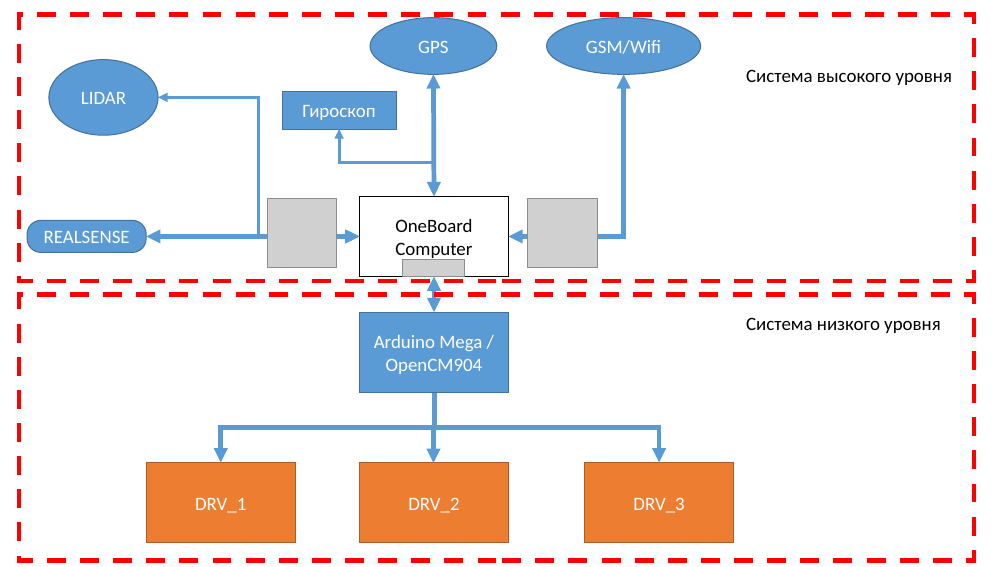
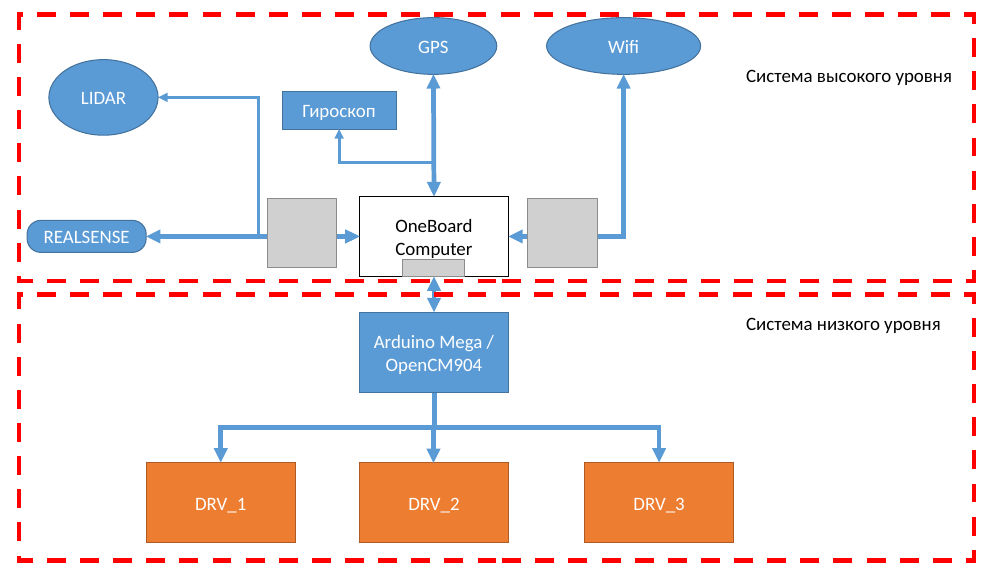
Before and after one commit to IvanSnap360/RoboPatrol, a slide deck: slide 1 of documentation/component_scheme.pptx. Drawn at 1008x567 pixels with LibreOffice and Linux fonts; fonts in the diff are those of the drawing; grey boxes stand for pictures. Boxes give left, top, right and bottom in pixels: in the first picture for what was removed or moved away, otherwise in the second. Text is boxed around its words. In the diff, an @@ line names an element or a change of style, - is before the commit and + after.

```diff
--- a/documentation/component_scheme.pptx
+++ b/documentation/component_scheme.pptx
@@ text in ellipse at <box>608,40,639,53</box>: text changed @@
-GSM/Wifi
+Wifi
```
Also in this commit, not shown: 5 other files.
